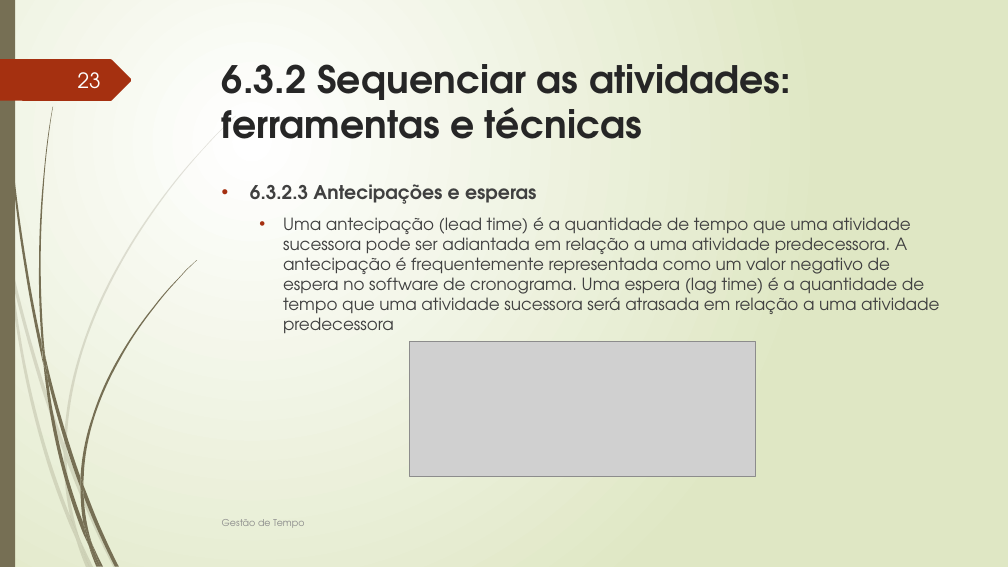
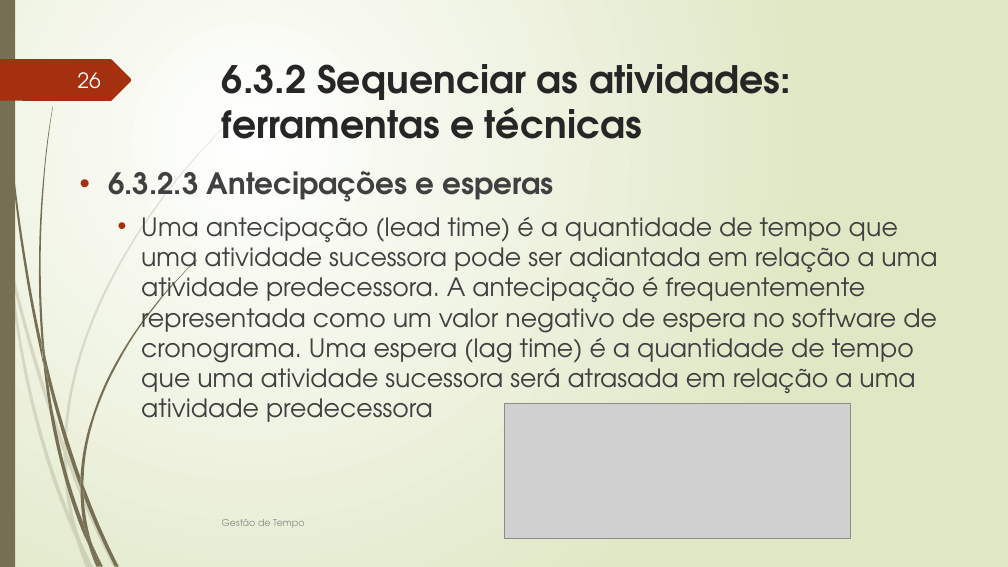
Before and after one commit to FabioMassaretto/GerenciamentoTempoProjeto, a slide deck: slide 26 of GERENCIAMENTO DO TEMPO DO PROJETO.pptx (slide 23 before the commit). Drawn at 1008x567 pixels with LibreOffice and Linux fonts; fonts in the diff are those of the drawing; grey boxes stand for pictures. Boxes give left, top, right and bottom in pixels: in the first picture for what was removed or moved away, otherwise in the second. Text is boxed around its words. In the diff, an @@ line names an element or a change of style, - is before the commit and + after.

```diff
--- a/GERENCIAMENTO DO TEMPO DO PROJETO.pptx
+++ b/GERENCIAMENTO DO TEMPO DO PROJETO.pptx
@@ page number at [78,72,101,89]: text changed @@
-23
+26
@@ text "6.3.2.3 Antecipações e esperas": place and size @@
-text "6.3.2.3 Antecipações e esperas" at [250,184,939,333]
+text "6.3.2.3 Antecipações e esperas" at [108,171,937,422]
@@ text "6.3.2.3 Antecipações e esperas" at [108,171,937,422]: size 18 to 28 pt in "6.3.2.3 Antecipações e esperas"; size 16 to 24 pt @@
@@ picture: place and size @@
-picture at [410,342,755,476]
+picture at [504,404,850,538]
```
Also in this commit, not shown: 23 other slides changed, 64 slides added.
